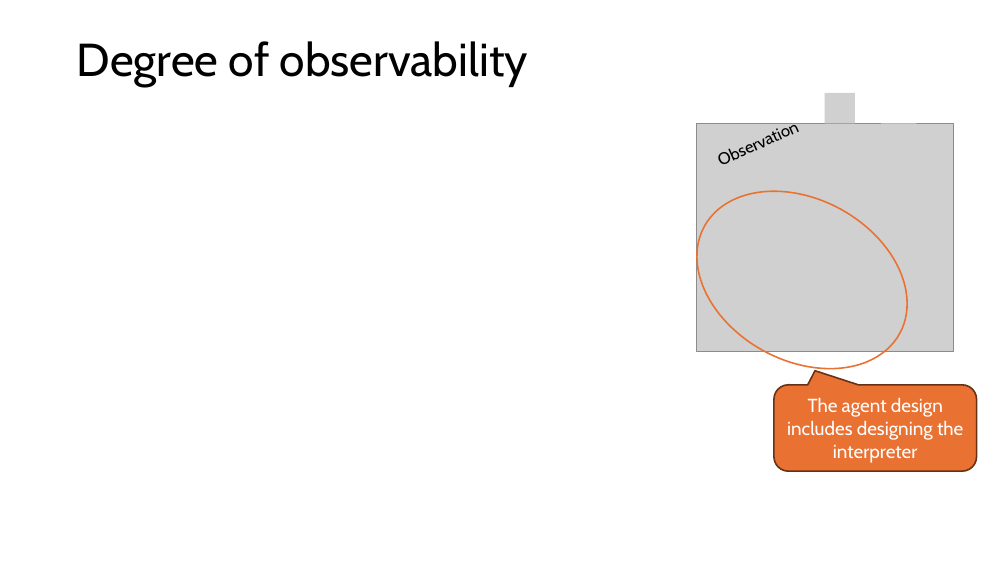
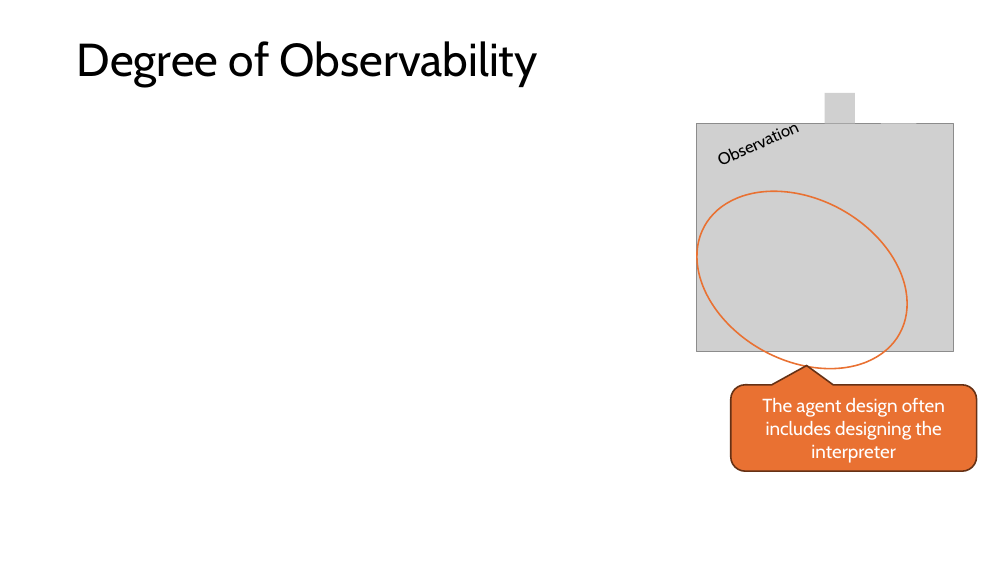
Before and after one commit to mhahsler/Introduction_to_Reinforcement_Learning, a slide deck: slide 15 of slides/Lecture_Chapter01.pptx (slide 14 before the commit). Drawn at 1008x567 pixels with LibreOffice and Linux fonts; fonts in the diff are those of the drawing; grey boxes stand for pictures. Boxes give left, top, right and bottom in pixels: in the first picture for what was removed or moved away, otherwise in the second. Text is boxed around its words. In the diff, an @@ line names an element or a change of style, - is before the commit and + after.

```diff
--- a/slides/Lecture_Chapter01.pptx
+++ b/slides/Lecture_Chapter01.pptx
@@ title at (77, 41, 538, 87): text changed @@
-Degree of observability
+Degree of Observability
@@ rounded speech box "The agent design often includes ...": place and size @@
-rounded speech box "The agent design often includes ..." at (774, 385, 977, 471)
+rounded speech box "The agent design often includes ..." at (731, 385, 977, 471)
@@ rounded speech box "The agent design often includes ..." at (731, 385, 977, 471): proportions changed @@
@@ text in rounded speech box at (762, 398, 945, 463): text changed @@
-The agent design includes designing the interpreter
+The agent design often includes designing the interpreter
```
Also in this commit, not shown: 21 other slides changed, 2 slides added, 11 other files.
